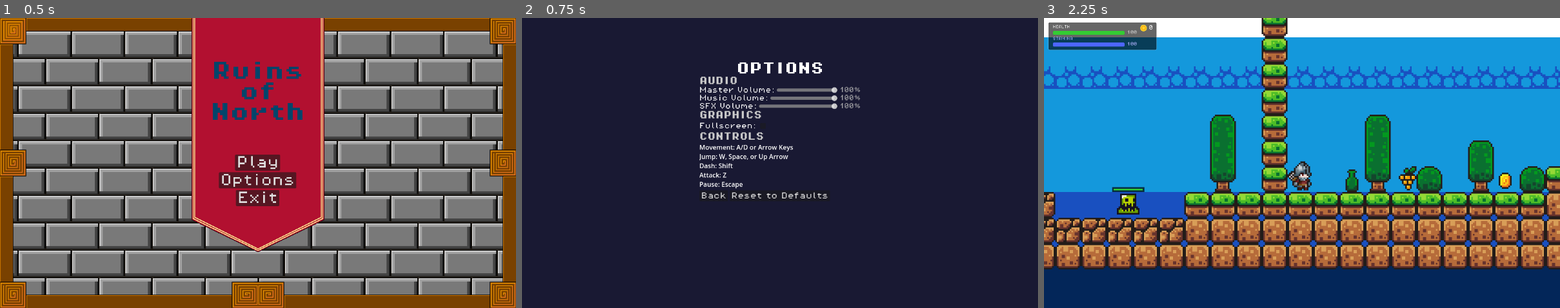
Above: before the commit, frames 1-3 (left to right).
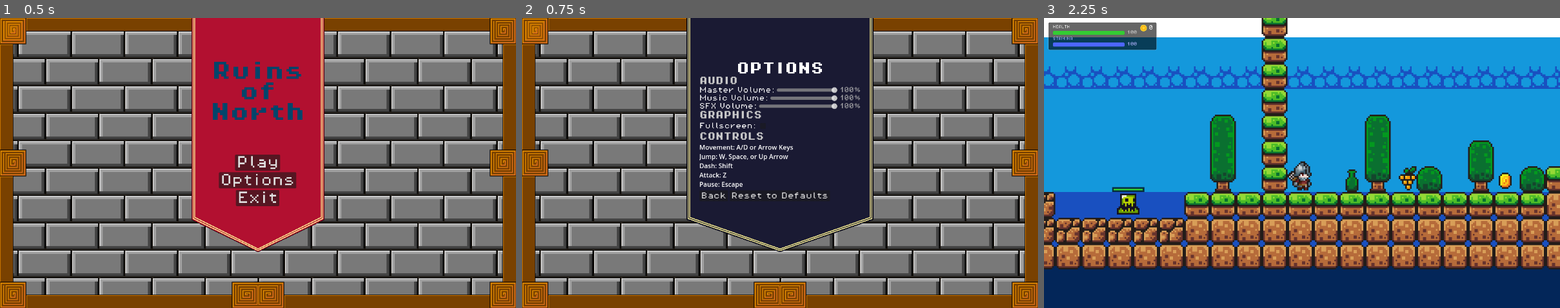
Above: after the commit, the same moments.

Repository: Kacprr/ThesisGameProject
Game: Godot game, scene res://Scenes/main_menu.tscn
The game is run twice, just before and just after one commit, with the same random seed, the same clock (stepped at 60 frames per second) and the same inputs. Sound files missing from this copy of the repository are replaced by a short silence.
Inputs:
- Up to frame 1 (0.5 s): no input
- Up to frame 2 (0.75 s): click "Options" at 0.5 s
- Up to frame 3 (2.25 s): click "Back" at 1.25 s; click "Play" at 2 s

Frame 1 is identical in both runs. In frame 2, 70% of the frame differs, in the area x 0-100%, y 0-100%; in frame 3, nothing differs.

Commit message:
menu changes attempt 2

Diff:
--- a/ruinsofnorth/Scenes/options_menu.tscn
+++ b/ruinsofnorth/Scenes/options_menu.tscn
@@ -1,7 +1,8 @@
-[gd_scene load_steps=4 format=3 uid="uid://cei50bin7dbae"]
+[gd_scene load_steps=5 format=3 uid="uid://cei50bin7dbae"]
 
 [ext_resource type="Script" uid="uid://c0jc5kufqpm86" path="res://Scripts/options_menu.gd" id="1_options_script"]
 [ext_resource type="FontFile" uid="uid://dalj3asj0d324" path="res://Assets/fonts/PixelOperator8-Bold.ttf" id="2_font"]
+[ext_resource type="Texture2D" uid="uid://doo05wkmhoiqg" path="res://Assets/Backgrounds/MainMenuBG - Copy.png" id="2_inh3s"]
 [ext_resource type="FontFile" uid="uid://0fn4even71bp" path="res://Assets/fonts/PixelOperator8.ttf" id="3_font_normal"]
 
 [node name="OptionsMenu" type="Control"]
@@ -13,14 +14,9 @@
 grow_vertical = 2
 script = ExtResource("1_options_script")
 
-[node name="Background" type="ColorRect" parent="."]
-layout_mode = 1
-anchors_preset = 15
-anchor_right = 1.0
-anchor_bottom = 1.0
-grow_horizontal = 2
-grow_vertical = 2
-color = Color(0.1, 0.1, 0.2, 1)
+[node name="MainMenuBgCopy" type="Sprite2D" parent="."]
+position = Vector2(640, 360)
+texture = ExtResource("2_inh3s")
 
 [node name="MenuContainer" type="VBoxContainer" parent="."]
 layout_mode = 1
Not shown, changed: .gitignore
